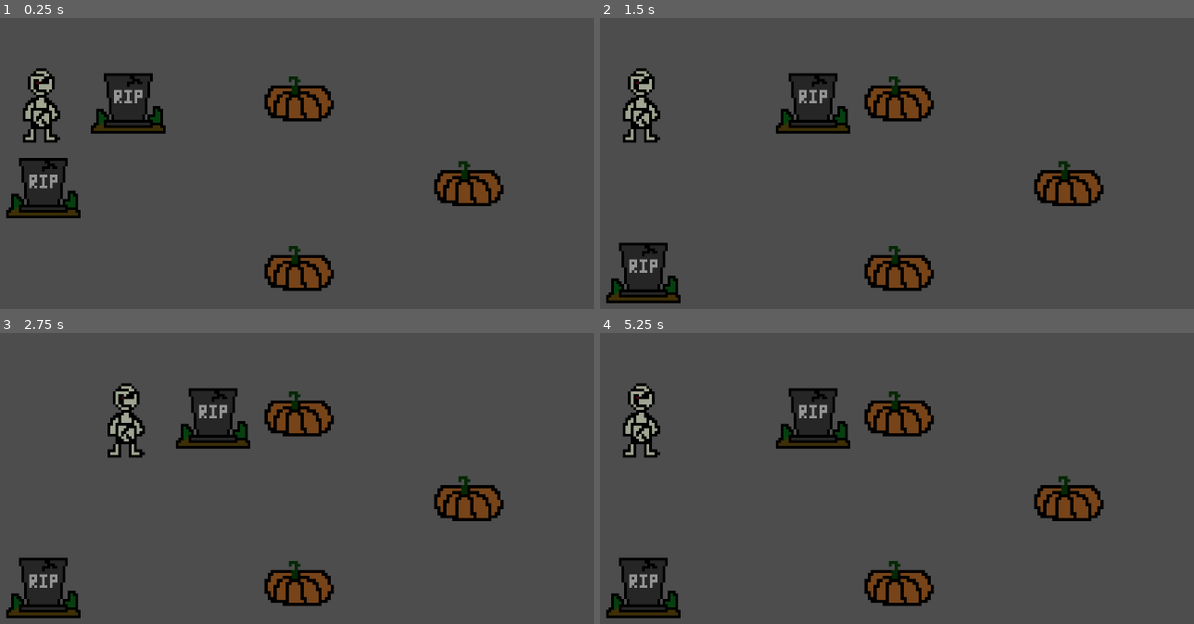
Above: before the commit, frames 1-4 (two rows, left to right).
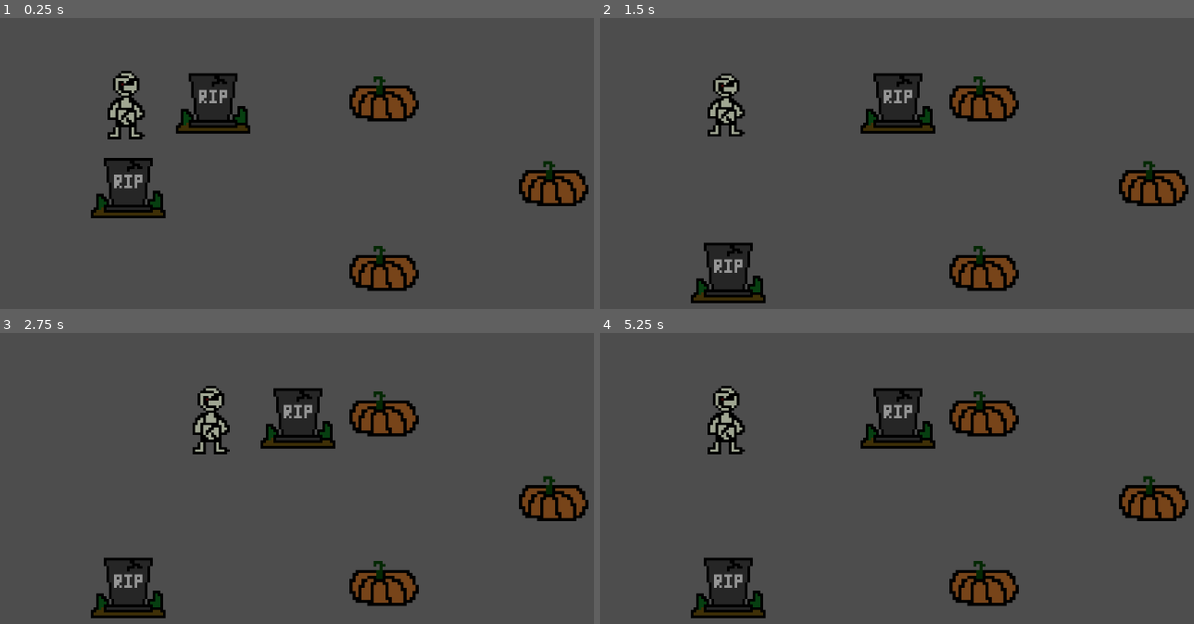
Above: after the commit, the same moments.

Repository: LinkCatList/very_good_game
Game: Godot game, scene res://node_2d.tscn
Same seed, same stepped clock (60 frames per second), same inputs: the game is played once before the commit and once after it.
Inputs:
- Up to frame 1 (0.25 s): no input
- Up to frame 2 (1.5 s): hold D (move_right) 0.53-1.28 s; hold S (move_down) from 1.28 s (still down)
- Up to frame 3 (2.75 s): release S (move_down) at 2.03 s; hold D (move_right) from 2.03 s (still down)
- Up to frame 4 (5.25 s): release D (move_right) at 2.78 s; hold W (move_up) 2.78-3.53 s; hold A (move_left) 3.53-5.03 s; hold S (move_down) from 5.03 s (still down)

The runs differ from the first frame. In frame 1, 16% of the frame differs, in the area x 1-100%, y 17-94%; in frame 2, 16%; in frame 3, 15%; in frame 4, 16%.

Commit message:
add player alive aimation + fix main scene offset

Diff:
--- a/node_2d.tscn
+++ b/node_2d.tscn
@@ -12,7 +12,7 @@
 sources/1 = SubResource("TileSetScenesCollectionSource_2pjy8")
 
 [node name="Node2D" type="Node2D"]
-position = Vector2(264, 264)
+position = Vector2(396, 264)
 
 [node name="Zombak" parent="." instance=ExtResource("1_ikhpv")]
 position = Vector2(-132, -132)
--- a/player.tscn
+++ b/player.tscn
@@ -1,10 +1,47 @@
-[gd_scene load_steps=4 format=3 uid="uid://d3se8xfp0h0id"]
+[gd_scene load_steps=7 format=3 uid="uid://bo4lumfku0bie"]
 
-[ext_resource type="Script" path="res://new_script.gd" id="1_wj5gw"]
+[ext_resource type="Script" uid="uid://dwi0eqjuhyjun" path="res://new_script.gd" id="1_wj5gw"]
 [ext_resource type="Texture2D" uid="uid://6kjulnce407q" path="res://New Piskel (2).png" id="2_pfw5v"]
 
 [sub_resource type="RectangleShape2D" id="RectangleShape2D_evgax"]
 size = Vector2(132, 132)
+
+[sub_resource type="Animation" id="Animation_onrkg"]
+resource_name = "make_alive"
+loop_mode = 1
+tracks/0/type = "value"
+tracks/0/imported = false
+tracks/0/enabled = true
+tracks/0/path = NodePath("NewPiskel(2):scale")
+tracks/0/interp = 1
+tracks/0/loop_wrap = true
+tracks/0/keys = {
+"times": PackedFloat32Array(0, 0.5, 1),
+"transitions": PackedFloat32Array(1, 1, 1),
+"update": 0,
+"values": [Vector2(0.411833, 0.411833), Vector2(0.412, 0.35), Vector2(0.411833, 0.411833)]
+}
+
+[sub_resource type="Animation" id="Animation_i3pqv"]
+length = 0.001
+tracks/0/type = "value"
+tracks/0/imported = false
+tracks/0/enabled = true
+tracks/0/path = NodePath("NewPiskel(2):scale")
+tracks/0/interp = 1
+tracks/0/loop_wrap = true
+tracks/0/keys = {
+"times": PackedFloat32Array(0),
+"transitions": PackedFloat32Array(1),
+"update": 0,
+"values": [Vector2(0.411833, 0.411833)]
+}
+
+[sub_resource type="AnimationLibrary" id="AnimationLibrary_hqtel"]
+_data = {
+&"RESET": SubResource("Animation_i3pqv"),
+&"make_alive": SubResource("Animation_onrkg")
+}
 
 [node name="Zombak" type="RigidBody2D"]
 gravity_scale = 0.0
@@ -17,3 +54,9 @@
 position = Vector2(9.53674e-07, 5.42101e-20)
 scale = Vector2(0.411833, 0.411833)
 texture = ExtResource("2_pfw5v")
+
+[node name="AnimationPlayer" type="AnimationPlayer" parent="."]
+libraries = {
+&"": SubResource("AnimationLibrary_hqtel")
+}
+autoplay = "make_alive"
Not shown: 1 places in node_2d.tscn that only renumber resources
